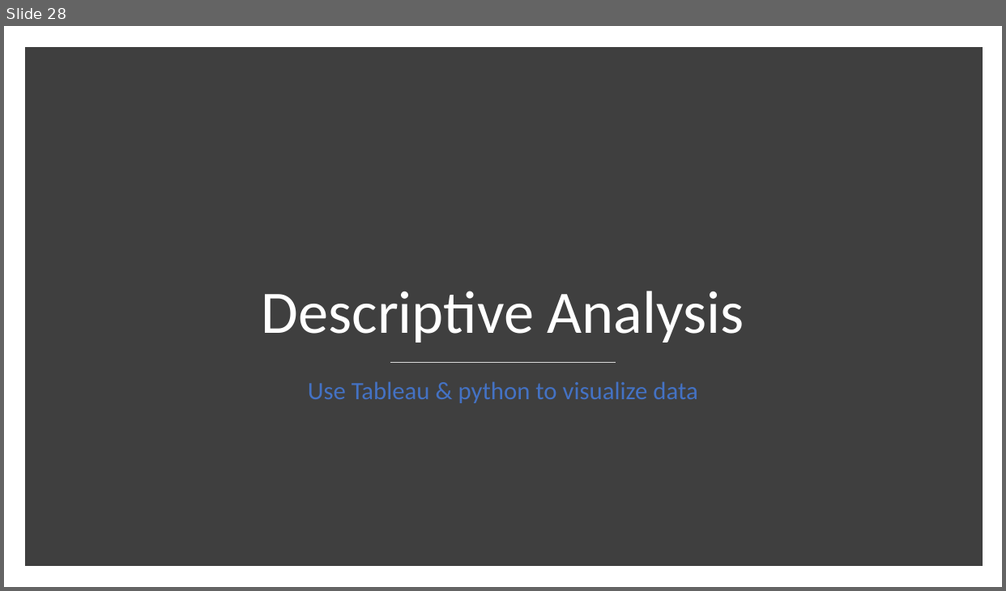
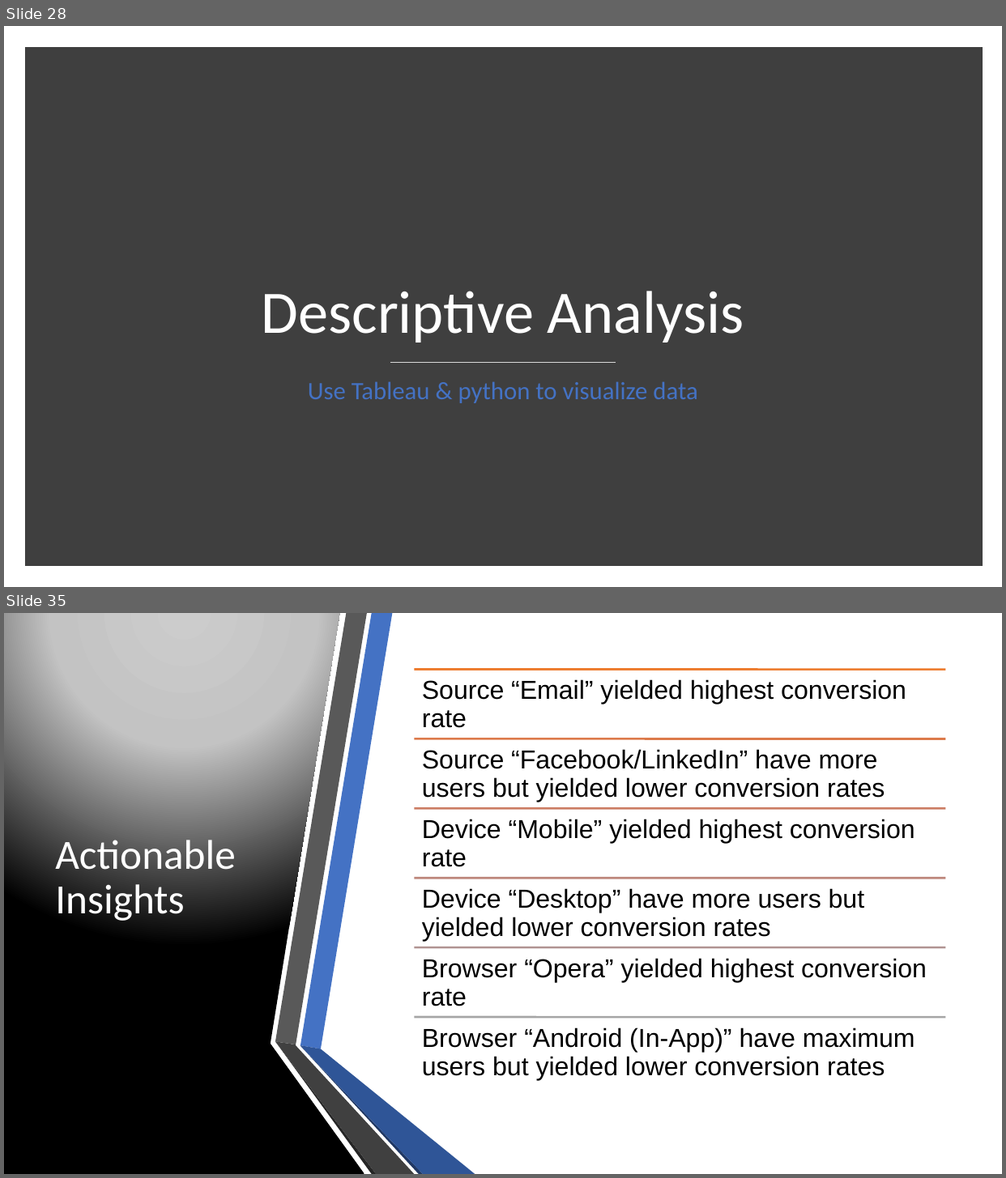
Before and after one commit to SyedNadir/freemium-ab-testing, a slide deck: documents/presentation/Final Presentation.pptx. Shown one above the other, each under a label of ours: slide 28 before the commit, slides 28 and 35 after it; the slides between them are not shown. The pictures are 1006x591 and 1006x1178 pixels, drawn with LibreOffice and Linux fonts; fonts in the diff are those of the drawing. Boxes give left, top, right and bottom in pixels: in the first picture for what was removed or moved away, otherwise in the second. Text is boxed around its words. In the diff, an @@ line names an element or a change of style, - is before the commit and + after.

```diff
--- a/documents/presentation/Final Presentation.pptx
+++ b/documents/presentation/Final Presentation.pptx
@@ slide 35 added at box(4, 613, 1002, 1174), background #FFFFFF @@
@@ freeform shape added at box(4, 613, 364, 1174), fill gradient #CCCCCC to #C4C4C4 to #000000 @@
@@ title added at box(55, 840, 236, 924), 40 pt, text #FFFFFF @@
+Actionable Insights
@@ group added at box(275, 613, 475, 1174): 6 freeform shapes @@
@@ group added at box(414, 669, 946, 1080): 6 lines, 6 texts @@
+Source “Email” yielded highest conversion rate
+Source “Facebook/LinkedIn” have more users but yielded lower conversion rates
+Device “Mobile” yielded highest conversion rate
+Device “Desktop” have more users but yielded lower conversion rates
+Browser “Opera” yielded highest conversion rate
+Browser “Android (In-App)” have maximum users but yielded lower conversion rates
```
Also in this commit, not shown: 20 slides changed.
